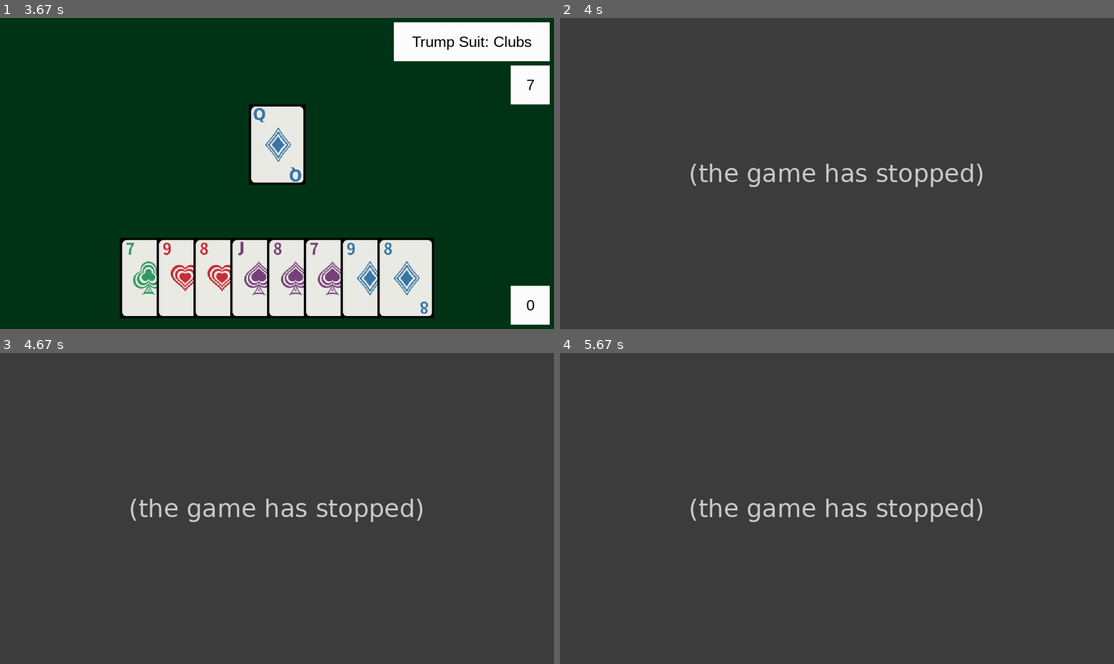
Above: before the commit, frames 1-4 (two rows, left to right).
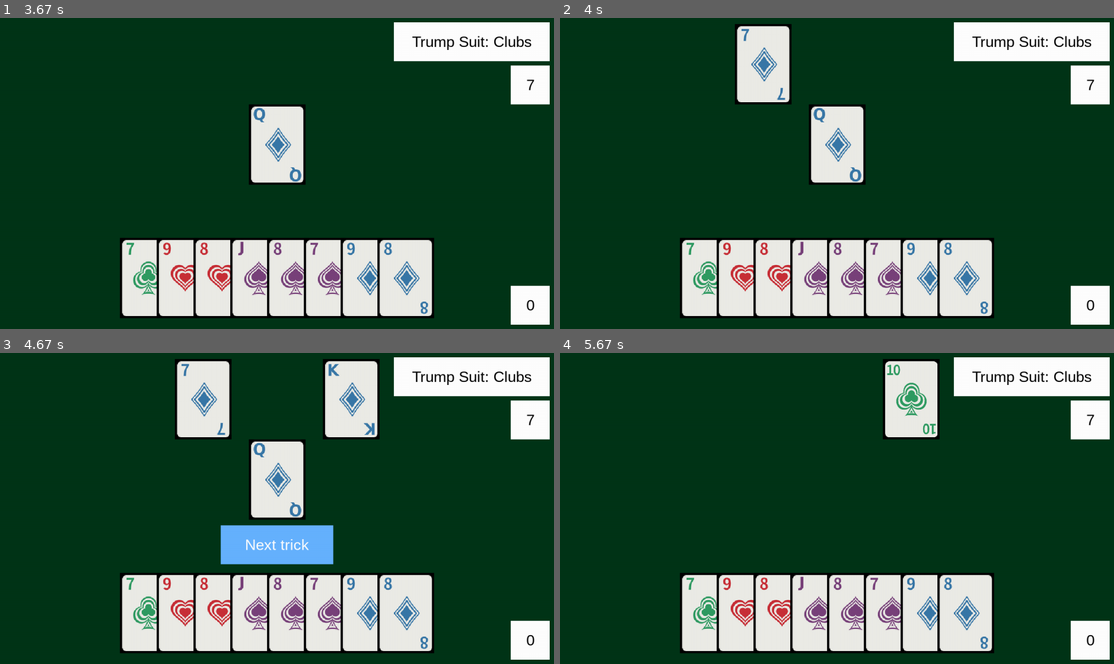
Above: after the commit, the same moments.

Repository: SkylerMime/NinetyNine
Game: pygame game, started from ninety_nine/graphical_main_game.py
The game is run twice, just before and just after one commit, with the same random seed, the same clock (stepped at 60 frames per second) and the same inputs.
Inputs (mouse positions are in pixels of both pictures, inside the frame that each line leads up to):
- Up to frame 1 (3.67 s): click (99, 279) at 0.38 s; click (83, 288) at 0.72 s; click (249, 254) at 1.05 s; click "Confirm Bid" at 1.38 s; click (332, 238) at 1.72 s
- Up to frame 2 (4 s): no input
- Up to frame 3 (4.67 s): no input
- Up to frame 4 (5.67 s): click "Next trick" at 5.55 s

Frame 1 is identical in both runs. In frame 2, 100% of the frame differs, in the area x 0-100%, y 0-100%; in frame 3, 100%; in frame 4, 100%.
Error before the commit: KeyError: "card must be an element of the player's hand" (ninety_nine_state.py line 57); the game stopped at 3.68 s (later frames are placeholders)

Commit message:
Mcst now updates after every move, fixing a bug (still not complete)

Diff:
--- a/ninety_nine/graphical_main_game.py
+++ b/ninety_nine/graphical_main_game.py
@@ -326,7 +326,7 @@
     tricks_taken_message=None,
     player_types=PLAYER_TYPES,
     human_player_num=HUMAN_PLAYER_NUM,
-    mcst=NinetyNineMCST(),
+    mcst=None,
 ):
     continue_button = Button()
     continue_button.render_message("Next trick")
@@ -346,16 +346,20 @@
                 pygame.quit()
                 raise SystemExit
             if event.type == pygame.MOUSEBUTTONUP:
+                card_to_play = None
                 clicked_card = get_card_from_click(event.pos, clickable_hand)
+                if clicked_card:
+                    card_to_play = clicked_card.get_card()
                 if (
                     game_state.next_to_play == HUMAN_PLAYER_NUM
-                    and clicked_card
-                    and clicked_card.get_card()
+                    and card_to_play
                     in game.get_legal_card_plays(game_state, HUMAN_PLAYER_NUM)
                 ):
                     game_state = game.make_card_play(
-                        game_state, HUMAN_PLAYER_NUM, clicked_card.get_card()
+                        game_state, HUMAN_PLAYER_NUM, card_to_play
                     )
+                    if mcst:
+                        mcst.play_card(card_to_play)
                     sorted_hand = game_display.get_sorted_cards(
                         game_state.PLAYERS[human_player_num].hand
                     )
@@ -375,12 +379,12 @@
             player_types[game_state.next_to_play] == PlayerTypes.RANDOM
             and pygame.time.get_ticks() > time_of_next_play
         ):
-            card_to_play = random.choice(
-                list(game.get_legal_card_plays(game_state, game_state.next_to_play))
-            )
+            card_to_play = get_random_card_to_play(game_state)
             game_state = game.make_card_play(
                 game_state, game_state.next_to_play, card_to_play
             )
+            if mcst:
+                mcst.play_card(card_to_play)
             time_of_next_play = pygame.time.get_ticks() + MILLISECONDS_BETWEEN_PLAYS
 
         elif (
@@ -425,6 +429,12 @@
         clock.tick(60)
 
     return game_state
+
+
+def get_random_card_to_play(game_state):
+    return random.choice(
+        list(game.get_legal_card_plays(game_state, game_state.next_to_play))
+    )
 
 
 def display_final_scores(screen, final_state, clock):
--- a/ninety_nine/tests/test_graphical_main_game.py
+++ b/ninety_nine/tests/test_graphical_main_game.py
@@ -6,6 +6,7 @@
 import pytest
 from ninety_nine import graphical_main_game as graphics
 from ninety_nine import ninety_nine_state as game
+from ninety_nine.monte_carlo_tree_search import NinetyNineMCST
 from ninety_nine.ninety_nine_state import Card, Trick
 from ninety_nine.constants import (
     Rank,
@@ -19,6 +20,7 @@
     HAND_TOP,
     SPACE_BETWEEN_CARDS,
     Button,
+    AI_PLAYER_COMBINATION,
 )
 
 
@@ -201,9 +203,17 @@
 
 @pytest.mark.parametrize(
     "game_state_before_end,final_scores,turn_order",
-    [pytest.param(1, {0: 1, 1: 20, 2: 20}, [1, 2, 0, "continue"], id="player_1_leads"),
-     pytest.param(2, {0: 20, 1: 20, 2: 1}, [2, 0, 1, "continue"], id="player_2_leads"),
-     pytest.param(0, {0: 1, 1: 20, 2: 20}, [0, 1, 2, "continue"], id="human_player_leads")],
+    [
+        pytest.param(
+            1, {0: 1, 1: 20, 2: 20}, [1, 2, 0, "continue"], id="player_1_leads"
+        ),
+        pytest.param(
+            2, {0: 20, 1: 20, 2: 1}, [2, 0, 1, "continue"], id="player_2_leads"
+        ),
+        pytest.param(
+            0, {0: 1, 1: 20, 2: 20}, [0, 1, 2, "continue"], id="human_player_leads"
+        ),
+    ],
     indirect=True,
 )
 def test_playing_loop_last_trick_ends_game(
@@ -310,6 +320,11 @@
     return [x[1] for x in all_tricks_plays if x[0] in (1, 2)]
 
 
+@pytest.fixture
+def player_two_random_plays(all_tricks_plays):
+    return [x[1] for x in all_tricks_plays if x[0] == 2]
+
+
 def test_human_list_filtering(all_human_plays):
     assert len(all_human_plays) == 18
 
@@ -370,6 +385,13 @@
 
 
 @pytest.fixture
+def player_two_random_plays_mock(player_two_random_plays):
+    mock = Mock()
+    mock.side_effect = player_two_random_plays
+    return mock
+
+
+@pytest.fixture
 def all_cards_event_mock(all_events):
     mock = Mock()
     mock.side_effect = all_events
@@ -423,3 +445,40 @@
     )
 
     assert len(final_state.PLAYERS[1].hand) == 0
+
+
+def test_playing_loop_with_mcst(
+    monkeypatch,
+    mock_pygame,
+    images_dict,
+    game_state_after_dealing_spades_trump,
+    all_cards_event_mock,
+    human_card_from_click_mock,
+    player_two_random_plays_mock,
+    clickable_hand,
+):
+    monkeypatch.setattr(graphics, "get_random_card_to_play", player_two_random_plays_mock)
+    monkeypatch.setattr(graphics, "get_card_from_click", human_card_from_click_mock)
+    monkeypatch.setattr(pygame.event, "get", all_cards_event_mock)
+    mock_screen = MockScreen()
+    mock_time = MockTimeAndClock()
+    monkeypatch.setattr(pygame, "time", mock_time)
+    # We set the milliseconds between plays to a negative value so
+    # `get_ticks() > time_of_next_play` will always evaluate True
+    monkeypatch.setattr(graphics, "MILLISECONDS_BETWEEN_PLAYS", -1)
+
+    assert game_state_after_dealing_spades_trump.next_to_play == 0
+
+    final_state = graphics.do_playing_loop(
+        game_state_after_dealing_spades_trump,
+        clickable_hand,
+        images_dict,
+        mock_screen,
+        mock_time,
+        None,
+        None,
+        player_types=AI_PLAYER_COMBINATION,
+        mcst=NinetyNineMCST(game_state_after_dealing_spades_trump)
+    )
+
+    assert len(final_state.PLAYERS[1].hand) == 0
